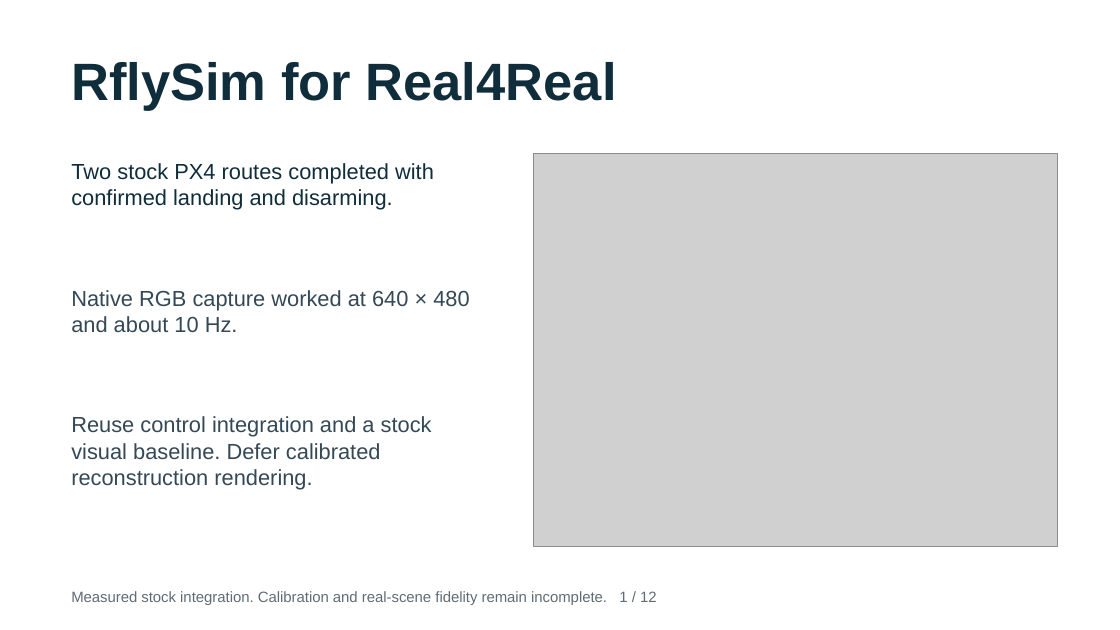
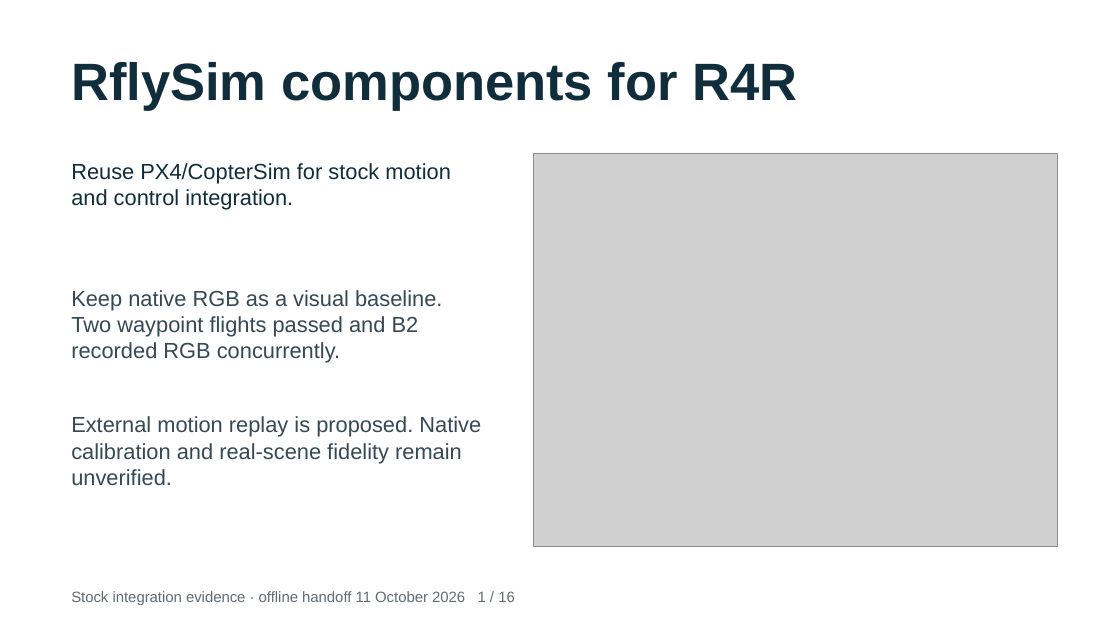
Before and after one commit to WorldExplored/R4R-Sims, a slide deck: slide 1 of results/rflysim/eval-20261010T215531Z/rflysim-evaluation.pptx. Drawn at 1120x630 pixels with LibreOffice and Linux fonts; fonts in the diff are those of the drawing; grey boxes stand for pictures. Boxes give left, top, right and bottom in pixels: in the first picture for what was removed or moved away, otherwise in the second. Text is boxed around its words. In the diff, an @@ line names an element or a change of style, - is before the commit and + after.

Commit message:
Complete RflySim component handoff and playable evidence

```diff
--- a/results/rflysim/eval-20261010T215531Z/rflysim-evaluation.pptx
+++ b/results/rflysim/eval-20261010T215531Z/rflysim-evaluation.pptx
@@ text at [71,62,797,111]: text changed @@
-RflySim for Real4Real
+RflySim components for R4R
@@ text at [71,163,451,210]: text changed @@
-Two stock PX4 routes completed with confirmed landing and disarming.
+Reuse PX4/CopterSim for stock motion and control integration.
@@ text at [71,290,442,363]: text changed @@
-Native RGB capture worked at 640 × 480 and about 10 Hz.
+Keep native RGB as a visual baseline. Two waypoint flights passed and B2 recorded RGB concurrently.
@@ text at [71,416,481,485]: text changed @@
-Reuse control integration and a stock visual baseline. Defer calibrated reconstruction rendering.
+External motion replay is proposed. Native calibration and real-scene fidelity remain unverified.
@@ text at [71,591,515,605]: text changed @@
-Measured stock integration. Calibration and real-scene fidelity remain incomplete. 1 / 12
+Stock integration evidence · offline handoff 11 October 2026 1 / 16
```
Also in this commit, not shown: 7 other slides changed, 8 slides added, 4 slides removed, 48 other files.
